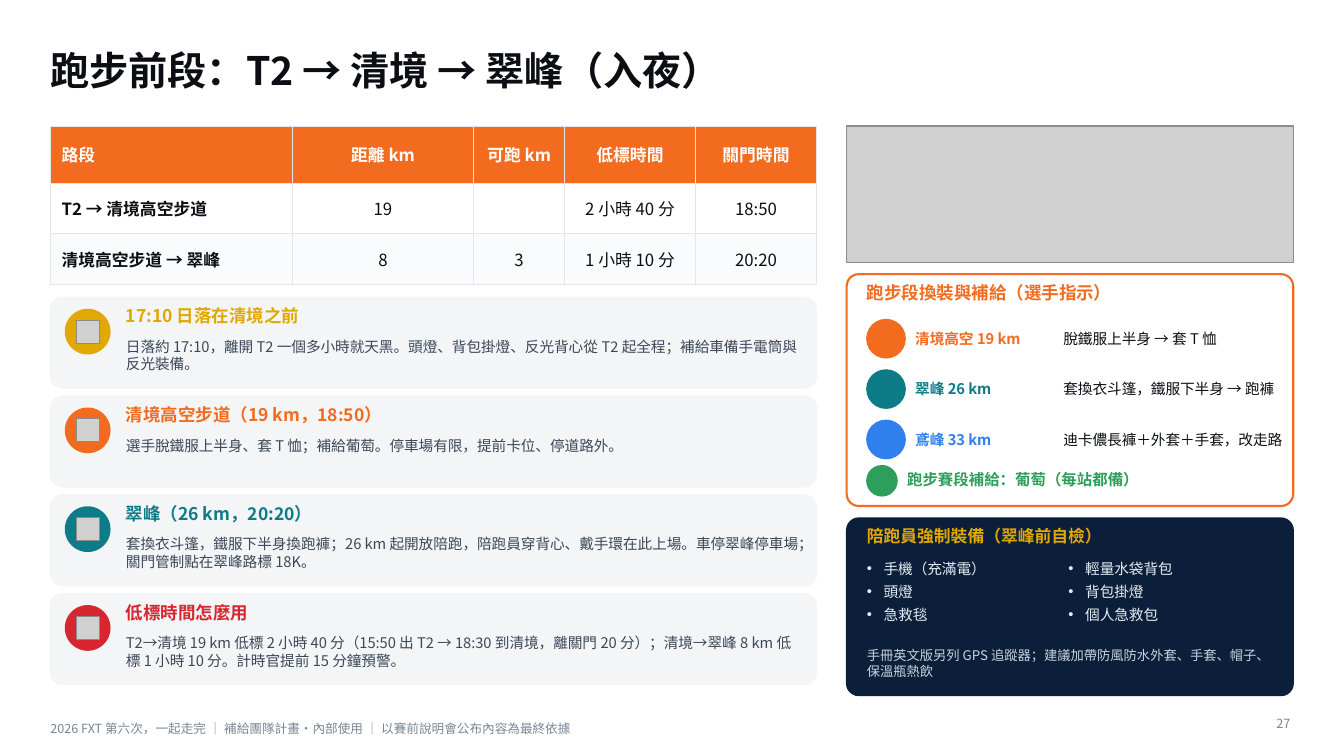
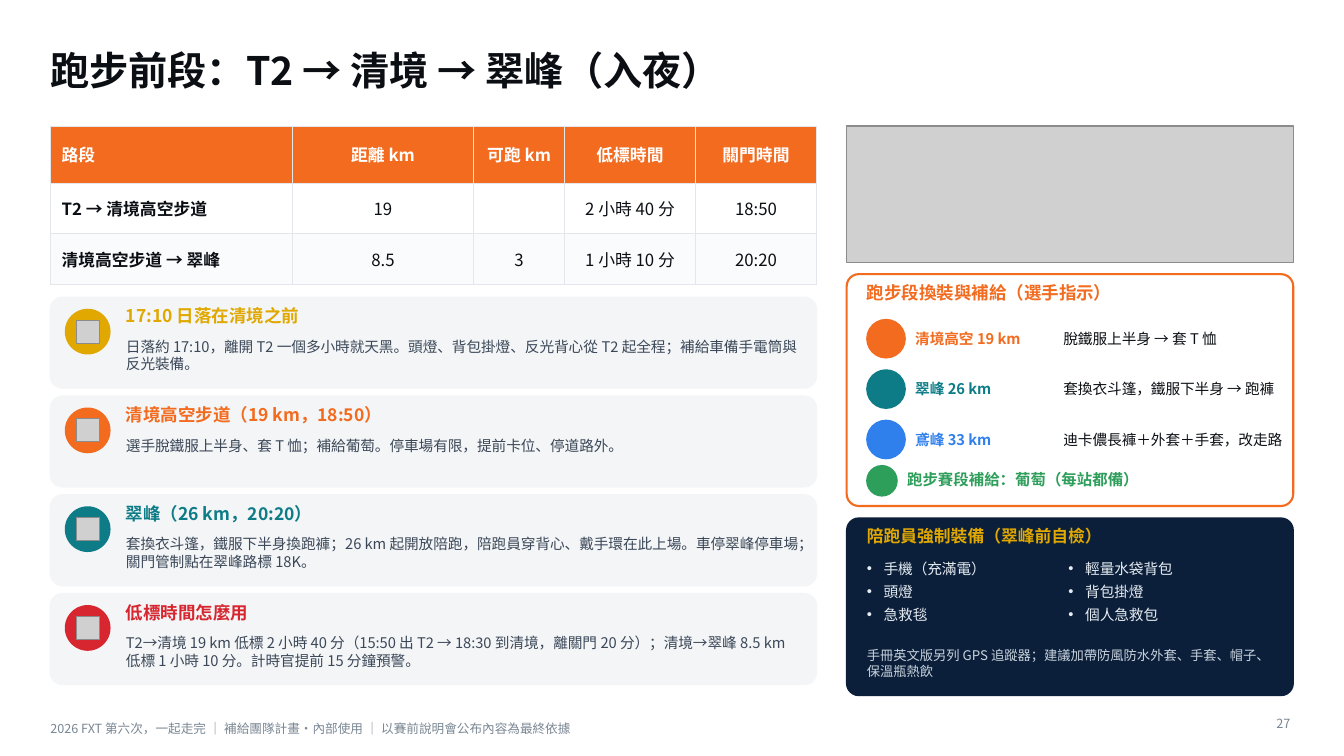
Before and after one commit to powermovebboy-sys/Race-site, a slide deck: slide 27 of deck/2026_FXT_第六次一起走完.pptx. Drawn at 1344x756 pixels with LibreOffice and Linux fonts; fonts in the diff are those of the drawing; grey boxes stand for pictures; background and template pictures are left out. Boxes give left, top, right and bottom in pixels: in the first picture for what was removed or moved away, otherwise in the second. Text is boxed around its words. In the diff, an @@ line names an element or a change of style, - is before the commit and + after.

```diff
--- a/deck/2026_FXT_第六次一起走完.pptx
+++ b/deck/2026_FXT_第六次一起走完.pptx
@@ table at (50,126,817,275) @@
-row 3, column 2: 8
+row 3, column 2: 8.5
@@ text at (126,635,786,667): text changed @@
-T2→清境 19 km 低標 2 小時 40 分（15:50 出 T2 → 18:30 到清境，離關門 20 分）；清境→翠峰 8 km 低標 1 小時 10 分。計時官提前 15 分鐘預警。
+T2→清境 19 km 低標 2 小時 40 分（15:50 出 T2 → 18:30 到清境，離關門 20 分）；清境→翠峰 8.5 km 低標 1 小時 10 分。計時官提前 15 分鐘預警。
```
Also in this commit, not shown: 1 other slide changed, 3 other files.
